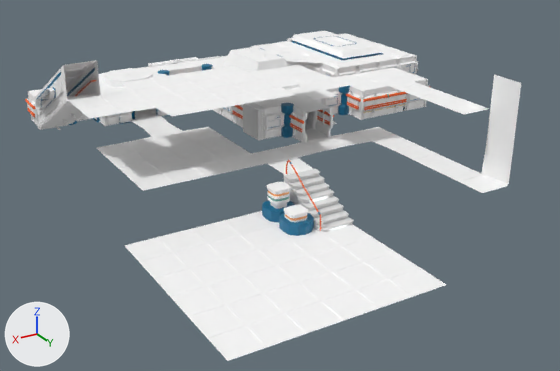
The FBX model game/assets/models/interiorSolid.fbx as it was, and as the next commit left it.
Camera for both pictures: a 50 mm lens placed at (20.9, 29.0, 9.7), pointed at (8.7, 8.6, -0.5). Lighting does not change. The marker at lower left points along +X, +Y and +Z. Where no turn or scale is listed for an object, it has been applied to the vertices. Vertices at the same position are counted once.
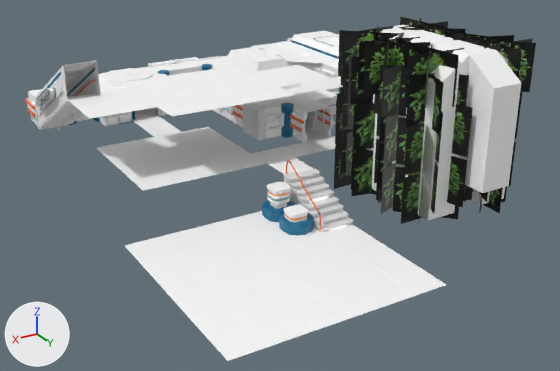
Diff of the bpy script that builds the scene:
```diff
--- a/game/assets/models/interiorSolid.fbx.py
+++ b/game/assets/models/interiorSolid.fbx.py
@@ img_plant_png @@
+img_plant_png = load_image('plant.png', '../textures/plant.png', 565, 418, 'sRGB')
@@ mat_plant @@
+mat_plant = principled_material('Plant')
+mat_plant.texture = img_plant_png
@@ me_cube_005 @@
 # used by ob_shape; location = (0.5, 0.5, 0.5)
-me_cube_005.from_pydata(...)  # 1188 vertices, 1042 faces; spans x -0.5..14.5, y -0.5..16.5, z -0.5..3.5
+me_cube_005.from_pydata(...)  # 1572 vertices, 1485 faces; spans x -0.5..14.5, y -0.5..16.5, z -0.5..4.2
+# me_cube_005 part 1: 111 vertices moved from x -0.5..14.5, y -0.5..16.5, z -0.5..2.5 to x -0.4..14.4, y -0.4..16.4, z -0.5..2.5; 275 vertices removed from x -0.5..14.5, y -0.5..16.5, z -0.5..3.5; 659 vertices added at x -0.5..14.5, y -0.5..16.5, z -0.5..4.2
 me_cube_005.materials.append(mat_wall)
@@ me_cube_027_1 @@
+me_cube_027_1.from_pydata(...)  # 144 vertices, 36 faces; spans x -0.86..0.71, y -1.02..0.78, z -0.57..3.24
+me_cube_027_1.materials.append(mat_plant)  # picture img_plant_png
@@ ob_plant_003 @@
+ob_plant_003 = bpy.data.objects.new('Plant.003', me_cube_027_1)
+ob_plant_003.location = (6.68, 12.45, 0.53)
+ob_plant_003.rotation_euler = (0.0, 0.0, 1.185)  # degrees (0, 0, 68)
+ob_plant_003.scale = (1.3, 1.3, 1.3)
@@ ob_plant_007 @@
+ob_plant_007 = bpy.data.objects.new('Plant.007', me_cube_027_1)
+ob_plant_007.location = (6.68, 10.45, 0.53)
+ob_plant_007.rotation_euler = (0.0, 0.0, -0.751)  # degrees (0, 0, -43)
+ob_plant_007.scale = (1.3, 1.3, 1.3)
@@ ob_plant_002 @@
+ob_plant_002 = bpy.data.objects.new('Plant.002', me_cube_027_1)
+ob_plant_002.location = (4.53, 12.45, 0.53)
+ob_plant_002.rotation_euler = (0.0, 0.0, -1.931)  # degrees (0, 0, -111)
+ob_plant_002.scale = (1.3, 1.3, 1.3)
@@ ob_plant @@
+ob_plant = bpy.data.objects.new('Plant', me_cube_027_1)
+ob_plant.location = (4.53, 13.45, 0.53)
+ob_plant.rotation_euler = (0.0, 0.0, -1.606)  # degrees (0, 0, -92)
+ob_plant.scale = (1.3, 1.3, 1.3)
@@ ob_plant_006 @@
+ob_plant_006 = bpy.data.objects.new('Plant.006', me_cube_027_1)
+ob_plant_006.location = (4.53, 10.45, 0.53)
+ob_plant_006.scale = (1.3, 1.3, 1.3)
@@ ob_plant_005 @@
+ob_plant_005 = bpy.data.objects.new('Plant.005', me_cube_027_1)
+ob_plant_005.location = (6.68, 11.45, 0.53)
+ob_plant_005.rotation_euler = (0.0, 0.0, 2.964)  # degrees (0, 0, 170)
+ob_plant_005.scale = (1.3, 1.3, 1.3)
@@ ob_plant_004 @@
+ob_plant_004 = bpy.data.objects.new('Plant.004', me_cube_027_1)
+ob_plant_004.location = (4.53, 11.45, 0.53)
+ob_plant_004.rotation_euler = (0.0, 0.0, 0.918)  # degrees (0, 0, 53)
+ob_plant_004.scale = (1.3, 1.3, 1.3)
@@ ob_plant_001 @@
+ob_plant_001 = bpy.data.objects.new('Plant.001', me_cube_027_1)
+ob_plant_001.location = (6.68, 13.45, 0.53)
+ob_plant_001.scale = (1.3, 1.3, 1.3)
```

Boxes (x1, y1, x2, y2) around the edits, measured in the pictures (560 x 371 px):
'Shape', reshaped (13% taller): before (68, 65, 521, 361); after (68, 25, 521, 361)
'Plant.001', added: after (393, 42, 473, 231)
'Plant.003', added: after (363, 39, 437, 214)
'Plant.005', added: after (340, 33, 420, 203)
'Plant.007', added (black): after (334, 26, 402, 189)
'Plant', added: after (466, 38, 536, 213)
'Plant.002', added: after (446, 30, 514, 202)
'Plant.004', added: after (402, 24, 466, 38)
'Plant.006', added: after (399, 17, 448, 30)
'Cube.047', unchanged, covered by the edit: before (359, 86, 408, 120)
